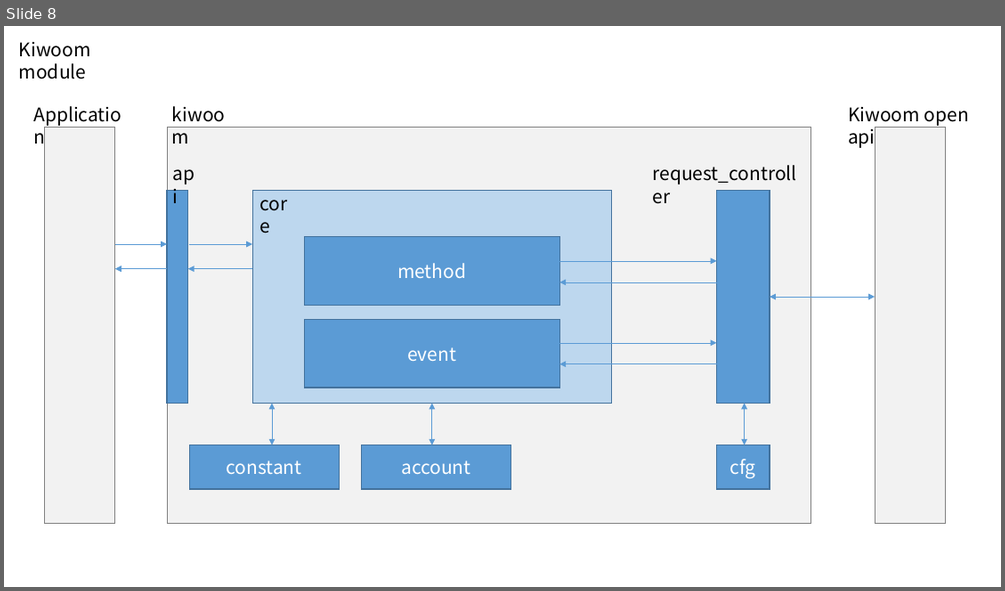
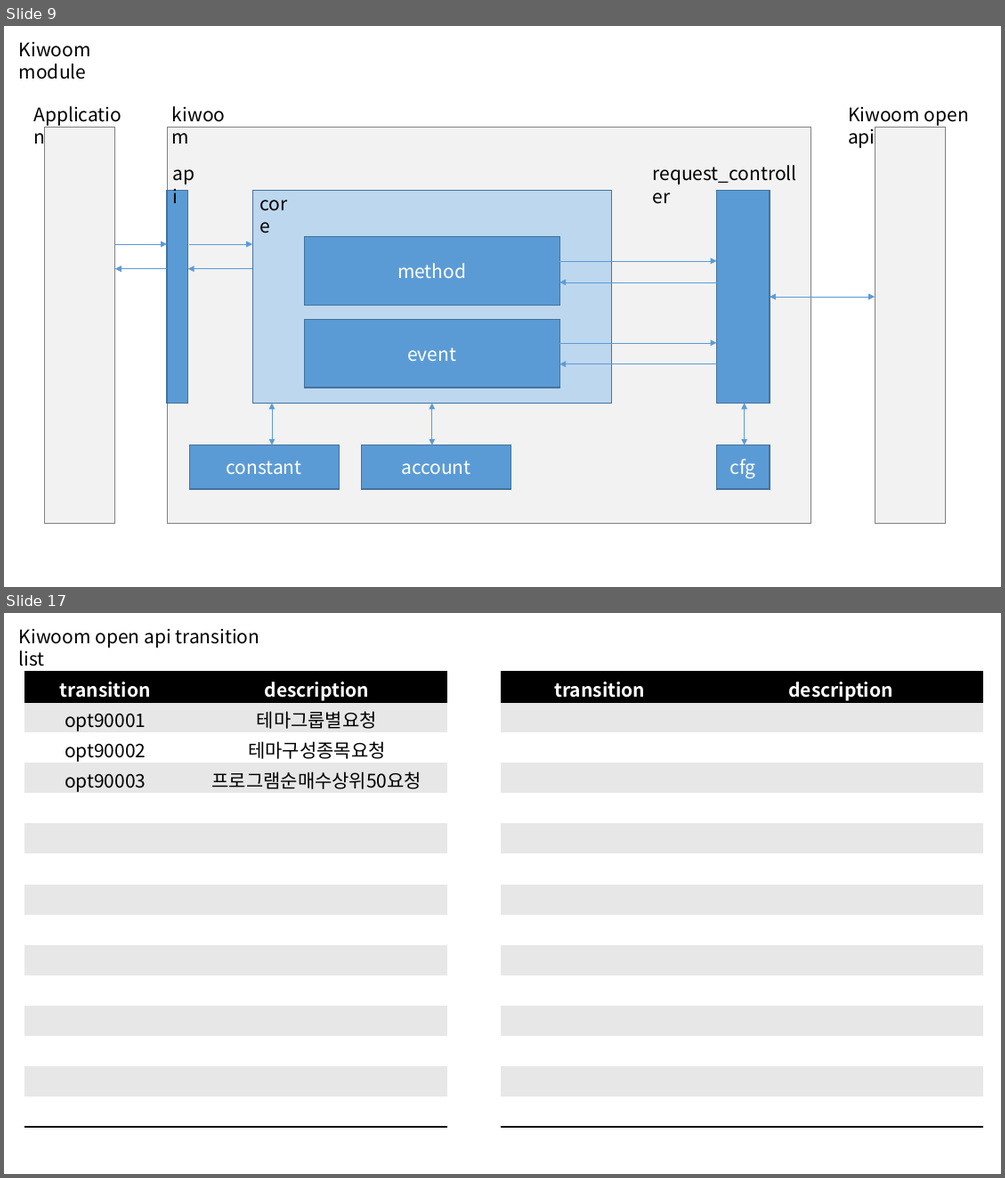
Before and after one commit to happineer/system_trading, a slide deck: doc/TopTrader.pptx. Shown one above the other, each under a label of ours: slide 8 before the commit, slides 9 and 17 after it; the slides between them are not shown. The pictures are 1005x591 and 1005x1178 pixels, drawn with LibreOffice and Linux fonts; fonts in the diff are those of the drawing. Boxes give left, top, right and bottom in pixels: in the first picture for what was removed or moved away, otherwise in the second. Text is boxed around its words. In the diff, an @@ line names an element or a change of style, - is before the commit and + after.

```diff
--- a/doc/TopTrader.pptx
+++ b/doc/TopTrader.pptx
@@ slide 17 added at (x1=4, y1=613, x2=1001, y2=1174), background #FFFFFF @@
@@ text added at (x1=19, y1=629, x2=260, y2=666), 18 pt, text #000000 @@
+Kiwoom open api transition list
@@ table added at (x1=24, y1=672, x2=446, y2=1127), 15 rows, 2 columns @@
+transition | description
+opt90001 | 테마그룹별요청
+opt90002 | 테마구성종목요청
+opt90003 | 프로그램순매수상위50요청
+ | 
+ | 
+ | 
+ | 
+ | 
+ | 
+ | 
+ | 
+ | 
+ | 
+ | 
@@ table added at (x1=502, y1=672, x2=984, y2=1127), 15 rows, 2 columns @@
+transition | description
+ | 
+ | 
+ | 
+ | 
+ | 
+ | 
+ | 
+ | 
+ | 
+ | 
+ | 
+ | 
+ | 
+ | 
@@ what was slide 8 is now slide 9 @@
```
Also in this commit, not shown: 6 slides changed, 9 other slides added.
